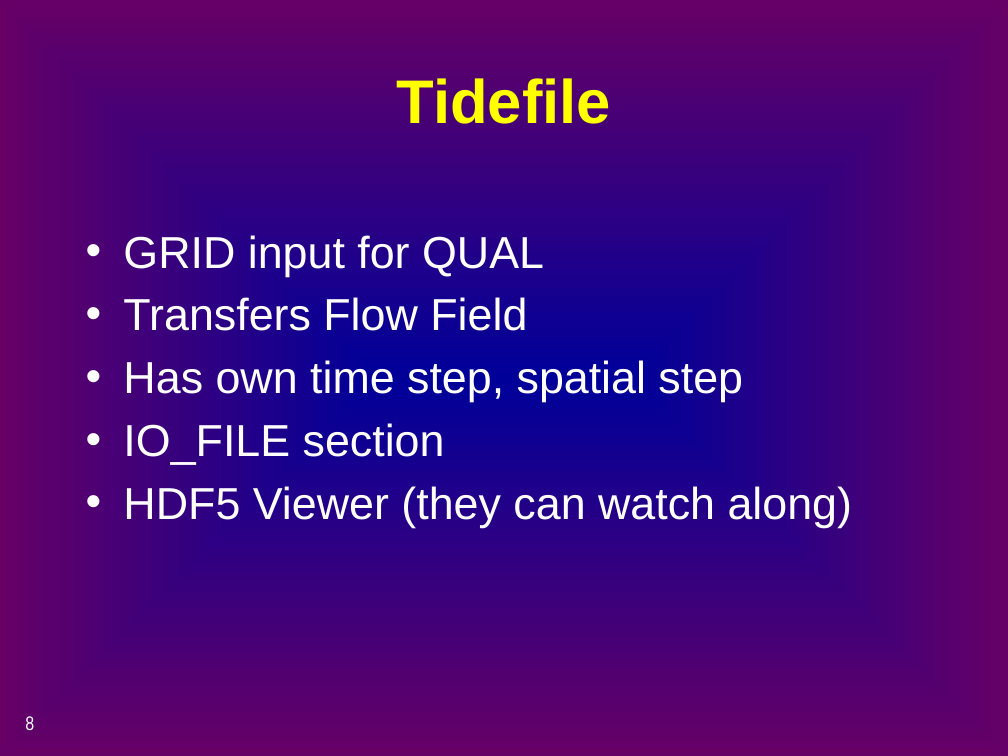
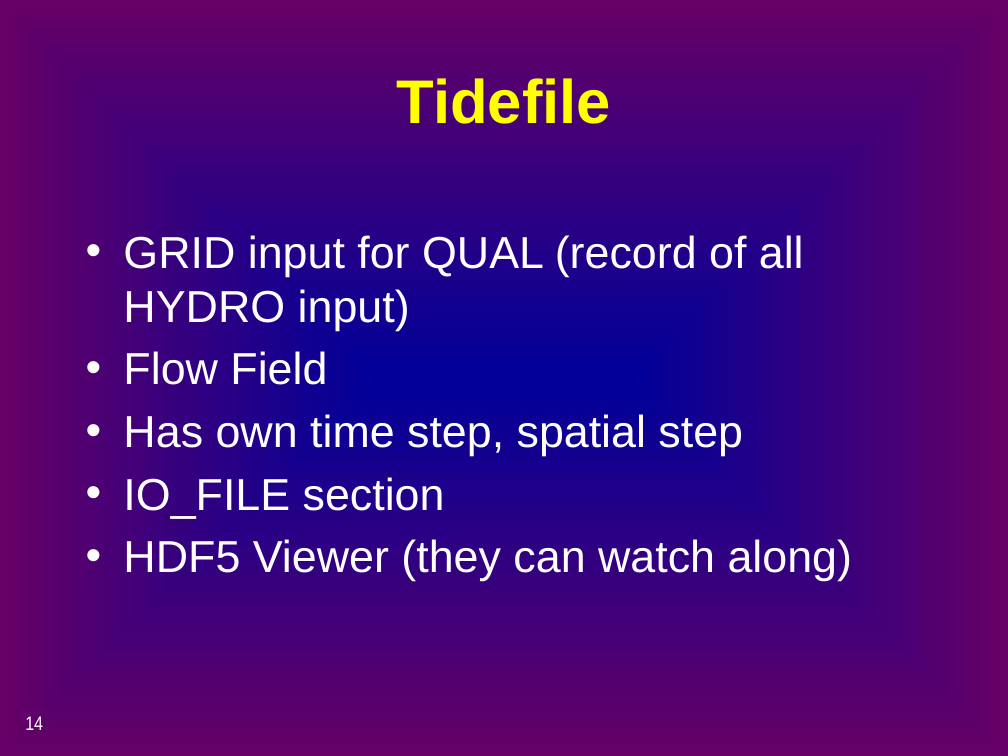
Before and after one commit to CADWRDeltaModeling/dsm2, a slide deck: slide 14 of dsm2/presentations/p4_simulation_data.pptx (slide 8 before the commit). Drawn at 1008x756 pixels with LibreOffice and Linux fonts; fonts in the diff are those of the drawing. Boxes give left, top, right and bottom in pixels: in the first picture for what was removed or moved away, otherwise in the second. Text is boxed around its words. In the diff, an @@ line names an element or a change of style, - is before the commit and + after.

```diff
--- a/dsm2/presentations/p4_simulation_data.pptx
+++ b/dsm2/presentations/p4_simulation_data.pptx
@@ text at <box>123,235,804,385</box>: text changed @@
-• GRID input for QUAL
-• Transfers Flow Field
+• GRID input for QUAL (record of all HYDRO input)
+• Flow Field
@@ page number at <box>25,716,43,730</box>: text changed @@
-8
+14
```
Also in this commit, not shown: 6 other slides changed, 7 slides added.
